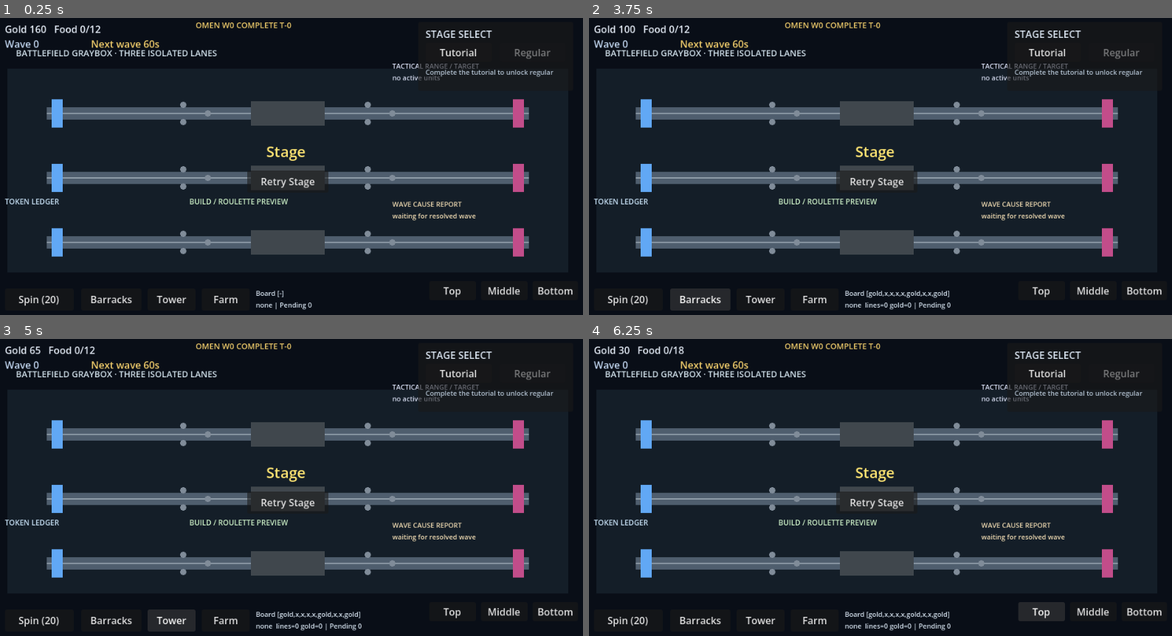
Above: before the commit, frames 1-4 (two rows, left to right).
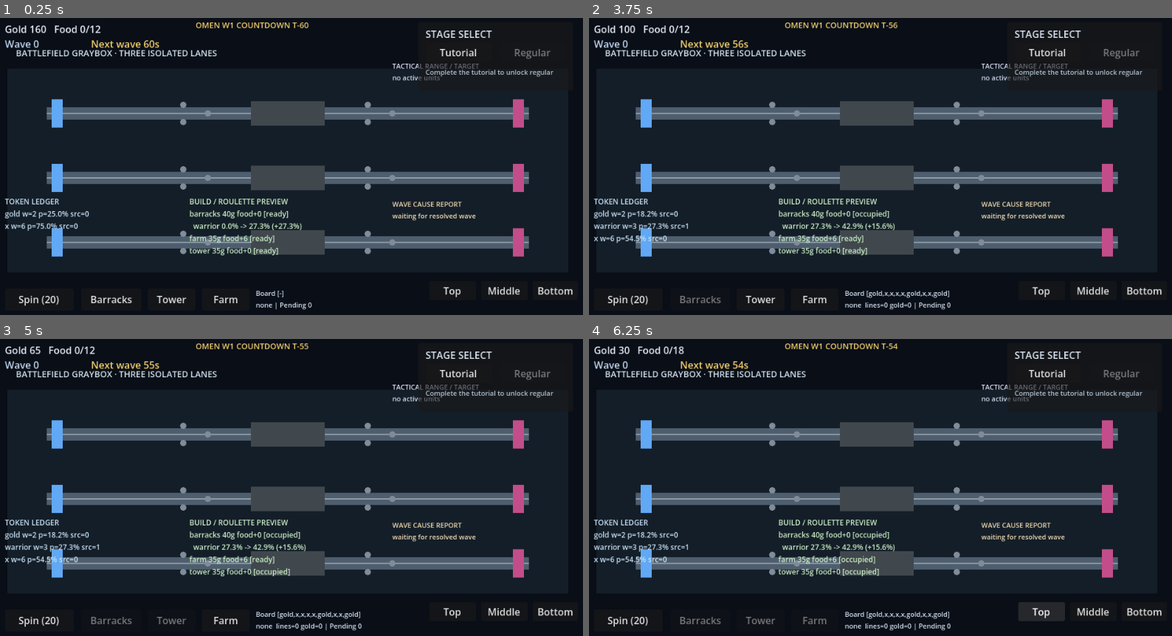
Above: after the commit, the same moments.

Repository: alsdmlals4-eng/omenward
Game: Godot game, scene res://scenes/main/main.tscn
The game is run twice, just before and just after one commit, with the same random seed, the same clock (stepped at 60 frames per second) and the same inputs.
Inputs (mouse positions are in pixels of both pictures, inside the frame that each line leads up to):
- Up to frame 1 (0.25 s): no input
- Up to frame 2 (3.75 s): click (874, 181) at 0.5 s, where only the run before the commit has a clickable "Retry Stage"; click (874, 181) at 1.25 s, where only the run before the commit has a clickable "Retry Stage"; click (874, 181) at 2 s, where only the run before the commit has a clickable "Retry Stage"; click "Spin (20)" at 2.75 s; click "Barracks" at 3.5 s
- Up to frame 3 (5 s): click "Tower" at 4.25 s
- Up to frame 4 (6.25 s): click "Farm" at 5 s; click "Top" at 5.75 s

The runs differ from the first frame. In frame 1, 2.2% of the frame differs, in the area x 0-57%, y 1-80%; in frame 2, 2.6%; in frame 3, 2.6%; in frame 4, 2.7%, in the area x 0-57%, y 1-97%.
Error before the commit: Parse Error: Cannot infer the type of "before_probability" variable because the value doesn't have a set type. (res://scripts/core/core_ux_service.gd:161)

Commit message:
repair C3 probability preview typing

Diff:
--- a/scripts/core/core_ux_service.gd
+++ b/scripts/core/core_ux_service.gd
@@ -158,8 +158,11 @@
 			block_reason = &"insufficient_gold"
 		var source := _preview_source(HOME_OUTPOST_ID, node_id, definition)
 		var symbol_id := StringName(definition.roulette_symbol_id)
-		var before_probability := run.roulette.probability_for_symbol(symbol_id) if symbol_id != &"" else 0.0
-		var after_probability := run.roulette.probability_for_symbol(symbol_id, [source]) if not source.is_empty() else before_probability
+		var before_probability: float = float(run.roulette.probability_for_symbol(symbol_id)) if symbol_id != &"" else 0.0
+		var preview_sources: Array[Dictionary] = []
+		if not source.is_empty():
+			preview_sources.append(source)
+		var after_probability: float = float(run.roulette.probability_for_symbol(symbol_id, preview_sources)) if not preview_sources.is_empty() else before_probability
 		result.append({
 			"building_id": str(building_id),
 			"outpost_id": str(HOME_OUTPOST_ID),
@@ -221,7 +224,7 @@
 		var entry: Dictionary = lane_data[lane_id]
 		entry["count"] = int(entry["count"]) + 1
 		var roles: Array = entry["roles"]
-		var role := profile.role if profile != null else "unknown"
+		var role: String = str(profile.role) if profile != null else "unknown"
 		if not roles.has(role):
 			roles.append(role)
 		if phase == &"t15" or phase == &"t5" or phase == &"now":
